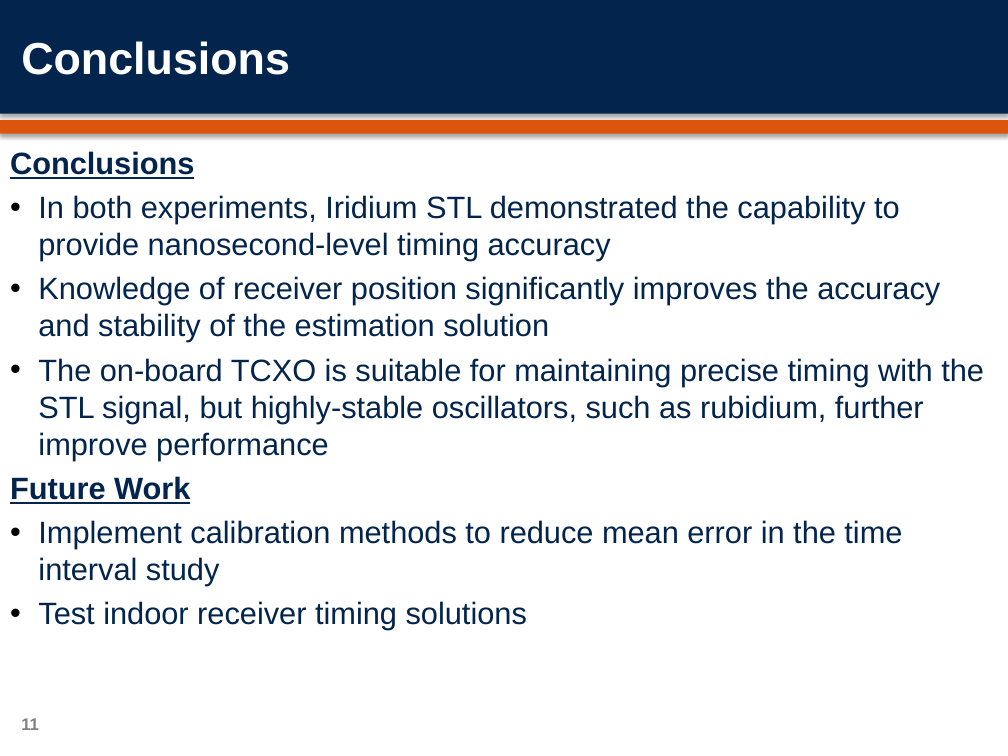
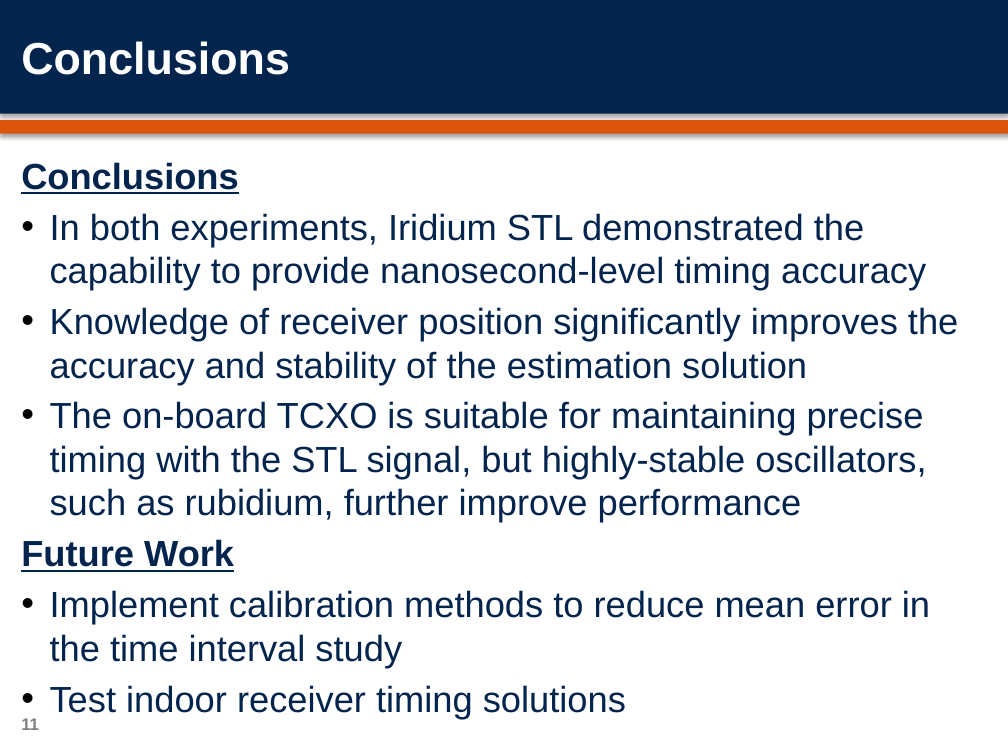
Before and after one commit to fourwolfshirt/FB_FP, a slide deck: slide 11 of SMC_Presentation1.pptx. Drawn at 1008x756 pixels with LibreOffice and Linux fonts; fonts in the diff are those of the drawing; background and template pictures are left out. Boxes give left, top, right and bottom in pixels: in the first picture for what was removed or moved away, otherwise in the second. Text is boxed around its words. In the diff, an @@ line names an element or a change of style, - is before the commit and + after.

```diff
--- a/SMC_Presentation1.pptx
+++ b/SMC_Presentation1.pptx
@@ text "Conclusions": place and size @@
-text "Conclusions" at <box>10,151,984,630</box>
+text "Conclusions" at <box>21,162,958,667</box>
@@ text "Conclusions" at <box>21,162,958,667</box>: size 22 to 25.9 pt @@
```
Also in this commit, not shown: 5 other slides changed, 2 slides added, 2 slides removed, 1 other file.
